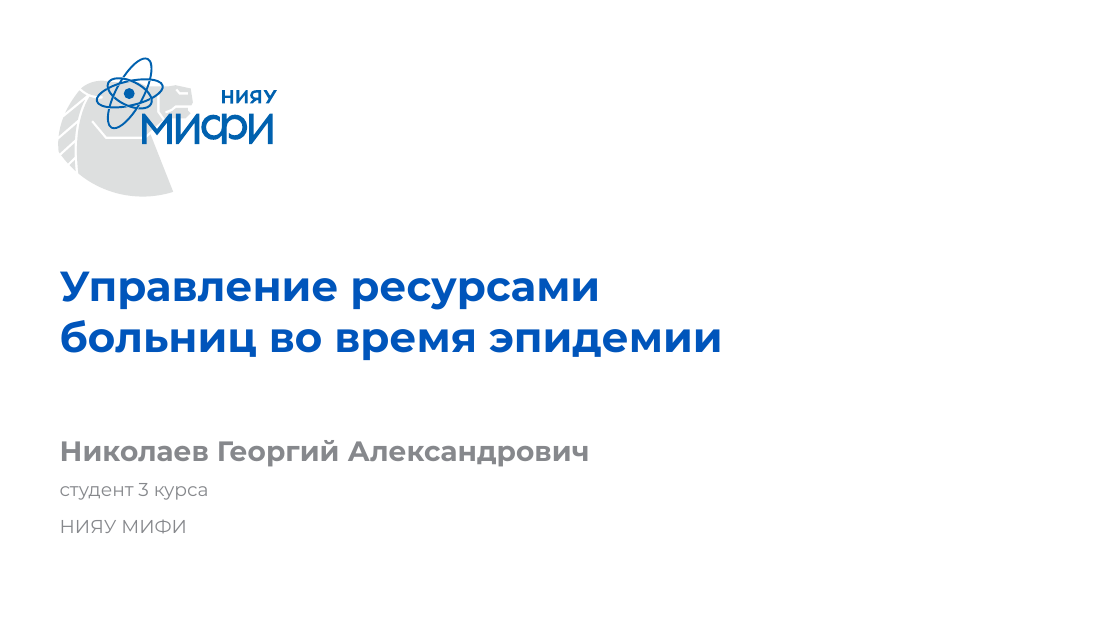
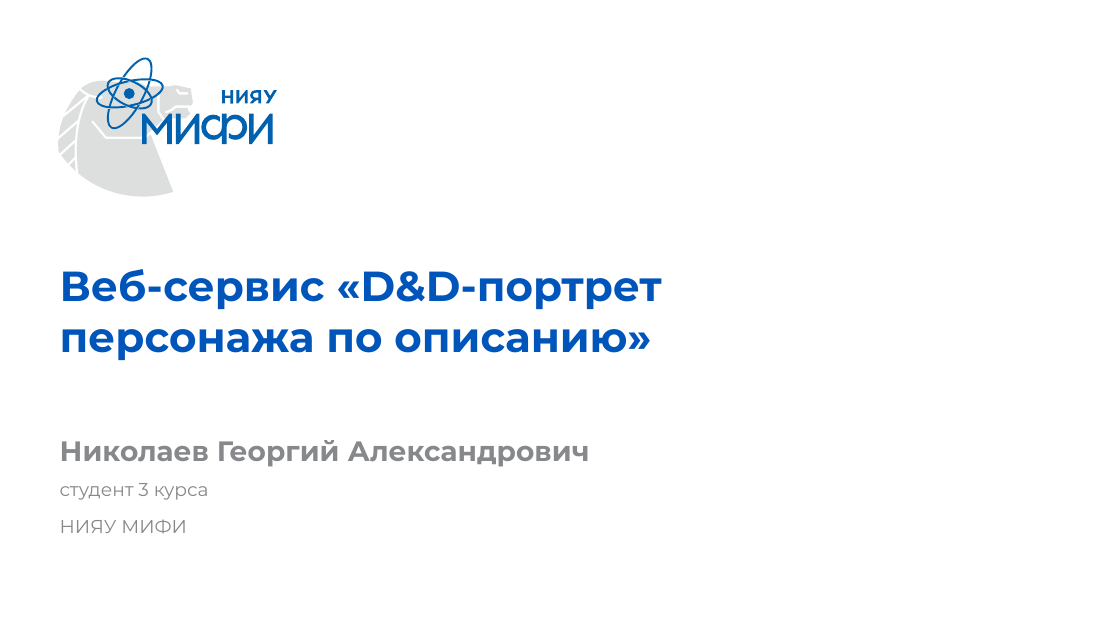
Before and after one commit to GeorgyNikolaev/MEPHI_Java_DD-Person, a slide deck: slide 1 of docs/Презентация.pptx. Drawn at 1120x630 pixels with LibreOffice and Linux fonts; fonts in the diff are those of the drawing. Boxes give left, top, right and bottom in pixels: in the first picture for what was removed or moved away, otherwise in the second. Text is boxed around its words. In the diff, an @@ line names an element or a change of style, - is before the commit and + after.

```diff
--- a/docs/Презентация.pptx
+++ b/docs/Презентация.pptx
@@ text at [60, 269, 662, 360]: text changed @@
-Управление ресурсами больниц во время эпидемии
+Веб-сервис «D&D-портрет персонажа по описанию»
```
Also in this commit, not shown: 10 slides added, 9 slides removed, 3 other files.
